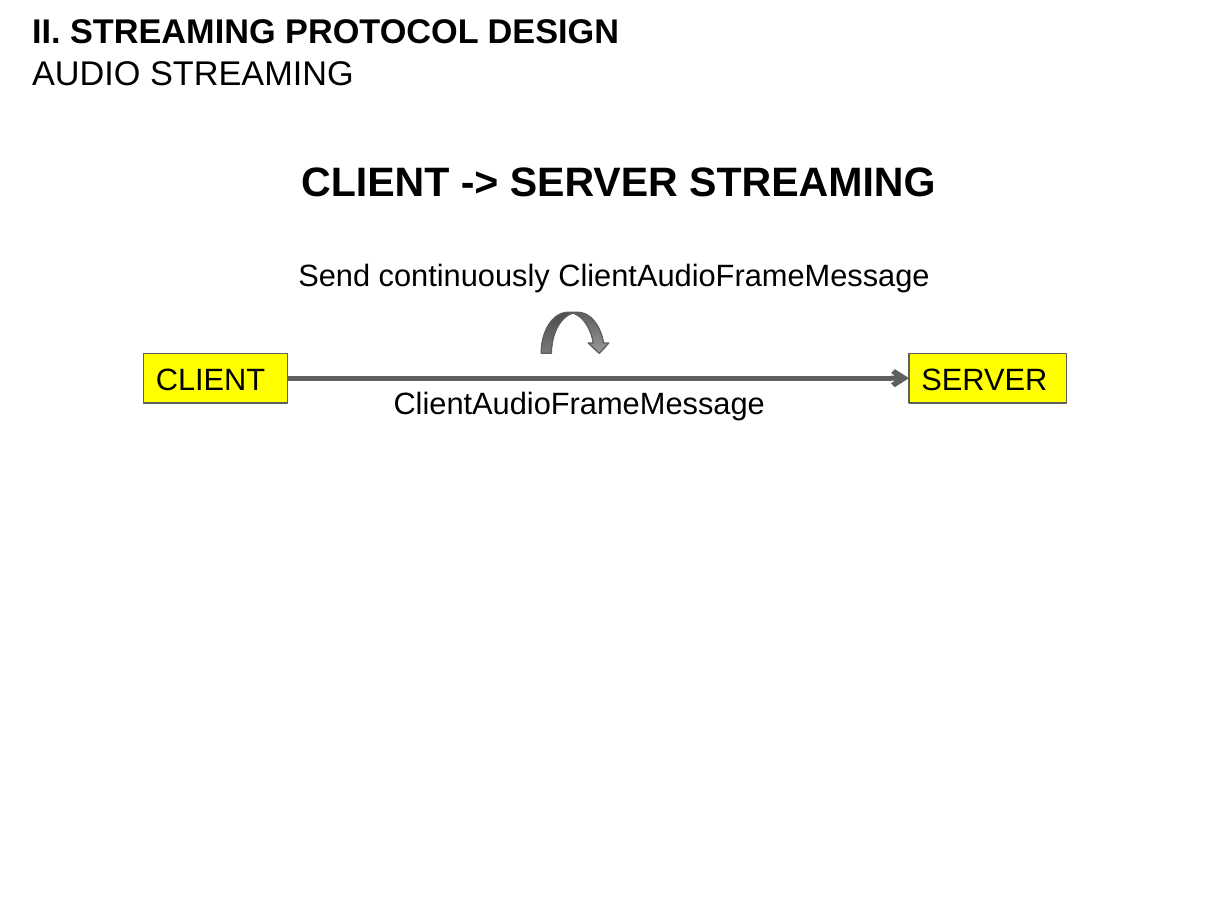
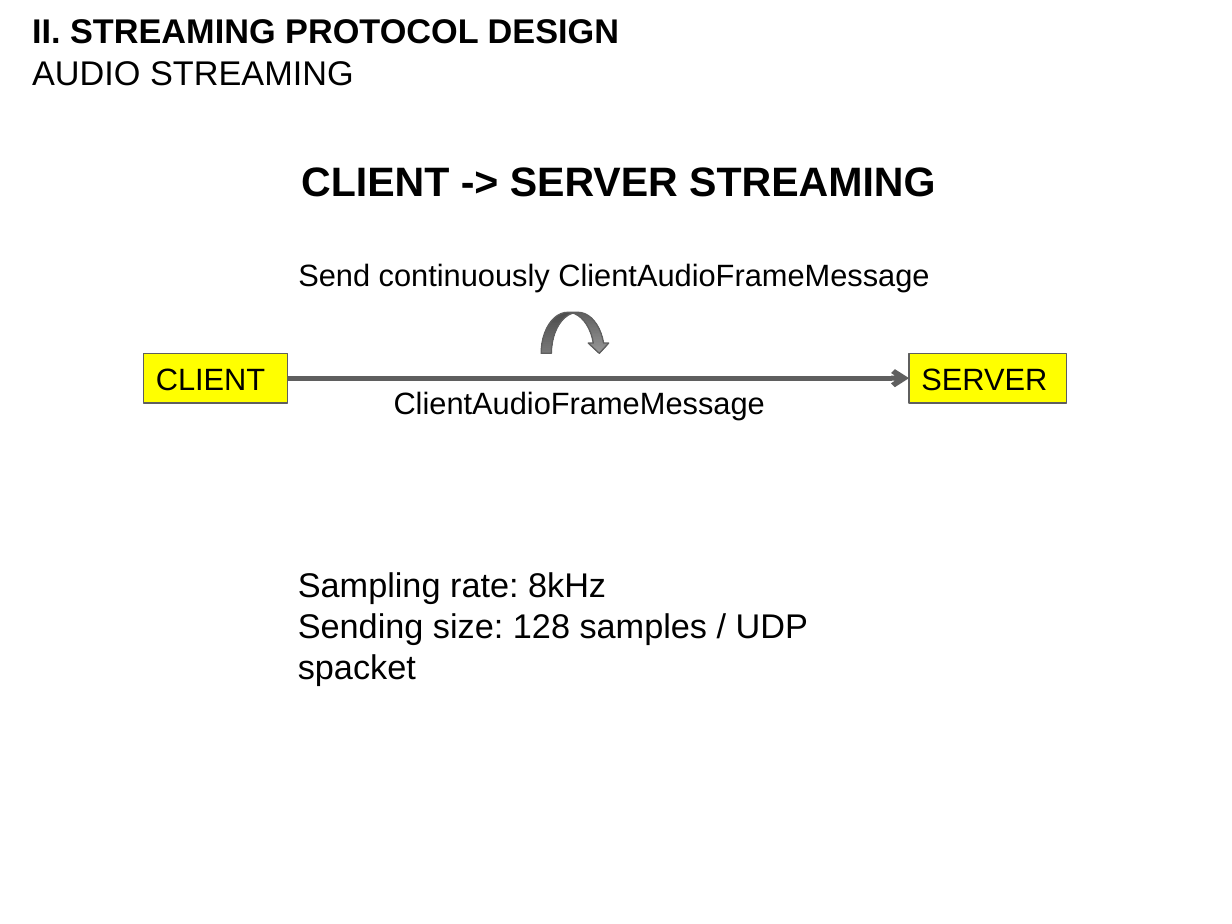
Before and after one commit to vietanhdev/gict-meeting, a slide deck: slide 19 of docs/VideoConf-v2.pptx (slide 26 before the commit). Drawn at 1232x924 pixels with LibreOffice and Linux fonts; fonts in the diff are those of the drawing; background and template pictures are left out. Boxes give left, top, right and bottom in pixels: in the first picture for what was removed or moved away, otherwise in the second. Text is boxed around its words. In the diff, an @@ line names an element or a change of style, - is before the commit and + after.

```diff
--- a/docs/VideoConf-v2.pptx
+++ b/docs/VideoConf-v2.pptx
@@ text added at [298, 572, 808, 685], 20 pt, text #000000 @@
+Sampling rate: 8kHz
+Sending size: 128 samples / UDP spacket
```
Also in this commit, not shown: 4 other slides changed, 10 slides removed.
